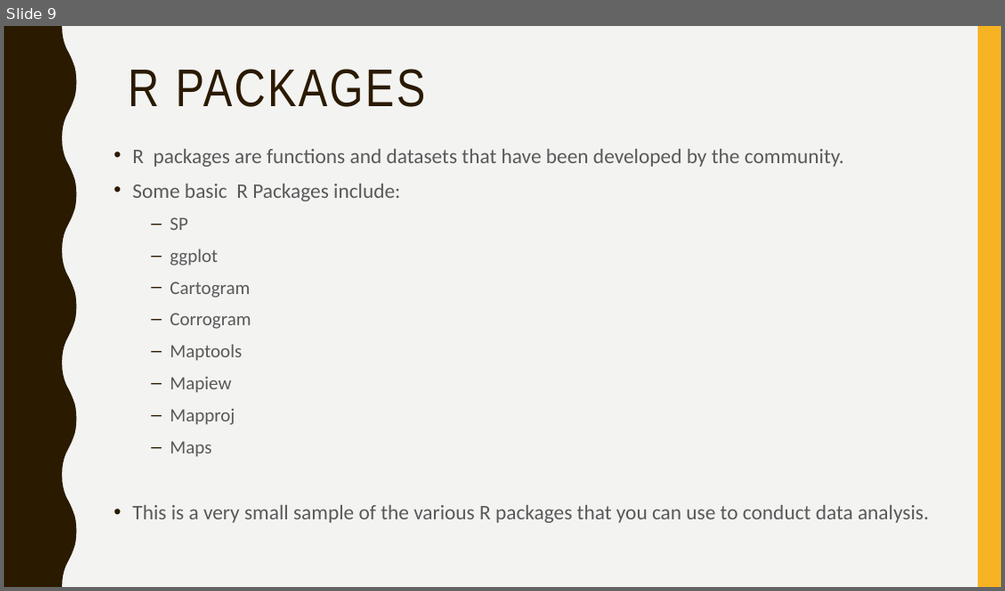
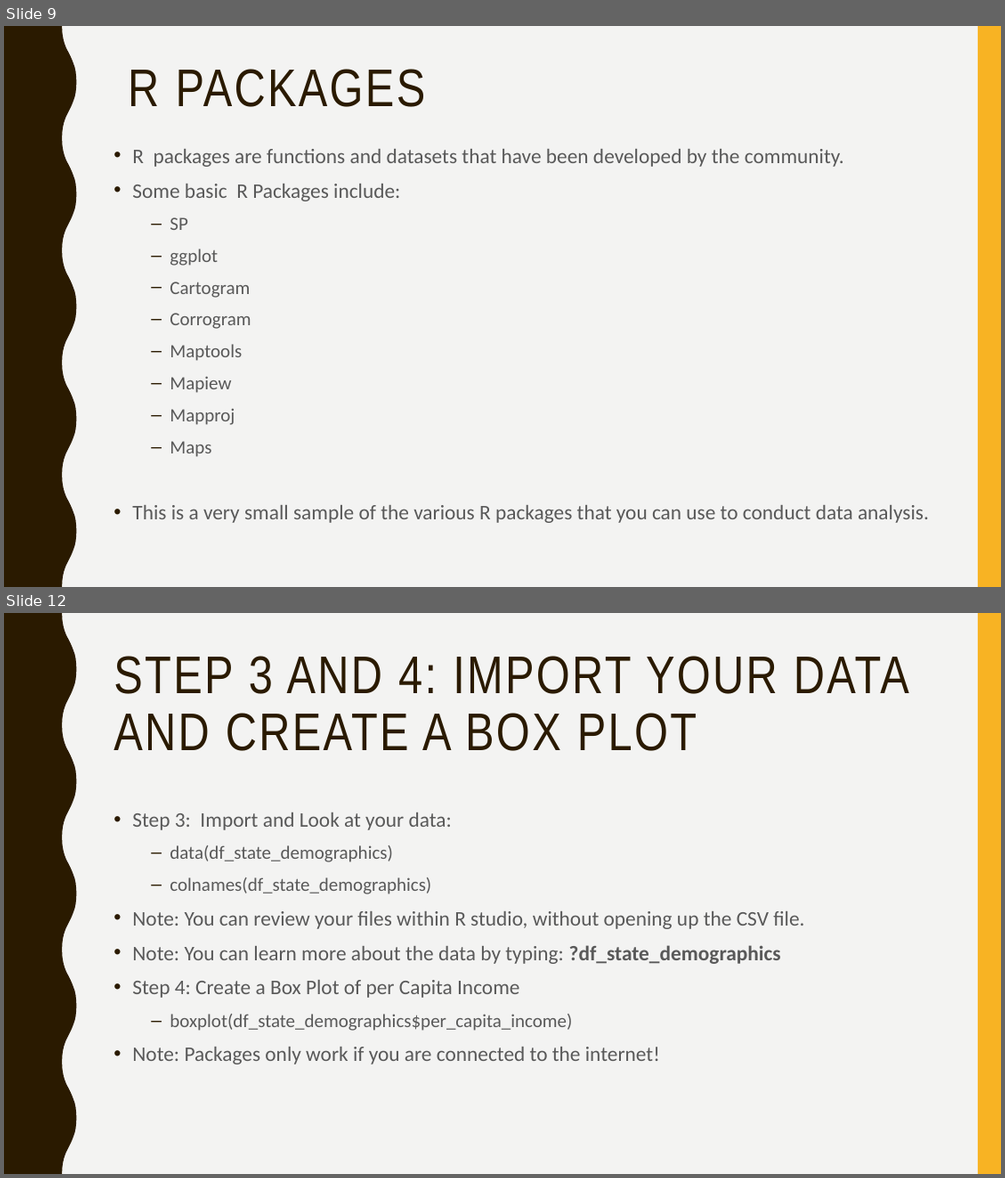
Before and after one commit to rsteve388/Maptime-Introduction-to-R-, a slide deck: Introduction to R and R studio.pptx. Shown one above the other, each under a label of ours: slide 9 before the commit, slides 9 and 12 after it; the slides between them are not shown. The pictures are 1005x591 and 1005x1178 pixels, drawn with LibreOffice and Linux fonts; fonts in the diff are those of the drawing. Boxes give left, top, right and bottom in pixels: in the first picture for what was removed or moved away, otherwise in the second. Text is boxed around its words. In the diff, an @@ line names an element or a change of style, - is before the commit and + after.

```diff
--- a/Introduction to R and R studio.pptx
+++ b/Introduction to R and R studio.pptx
@@ slide 12 added at [4, 613, 1001, 1174], background #F3F3F2; not listed: 2 template elements that a slide beside it also shows @@
@@ title added at [113, 656, 909, 751], 51 pt, text #2A1A00 @@
+STEP 3 AND 4: IMPORT YOUR DATA AND CREATE A BOX PLOT
@@ text added at [132, 812, 804, 1064], 20 pt, text #595959 @@
+• Step 3: Import and Look at your data:
+  – data(df_state_demographics)
+  – colnames(df_state_demographics)
+• Note: You can review your files within R studio, without opening up the CSV file.
+• Note: You can learn more about the data by typing: ?df_state_demographics
+• Step 4: Create a Box Plot of per Capita Income
+  – boxplot(df_state_demographics$per_capita_income)
+• Note: Packages only work if you are connected to the internet!
```
Also in this commit, not shown: 1 slide changed, 3 other slides added.
